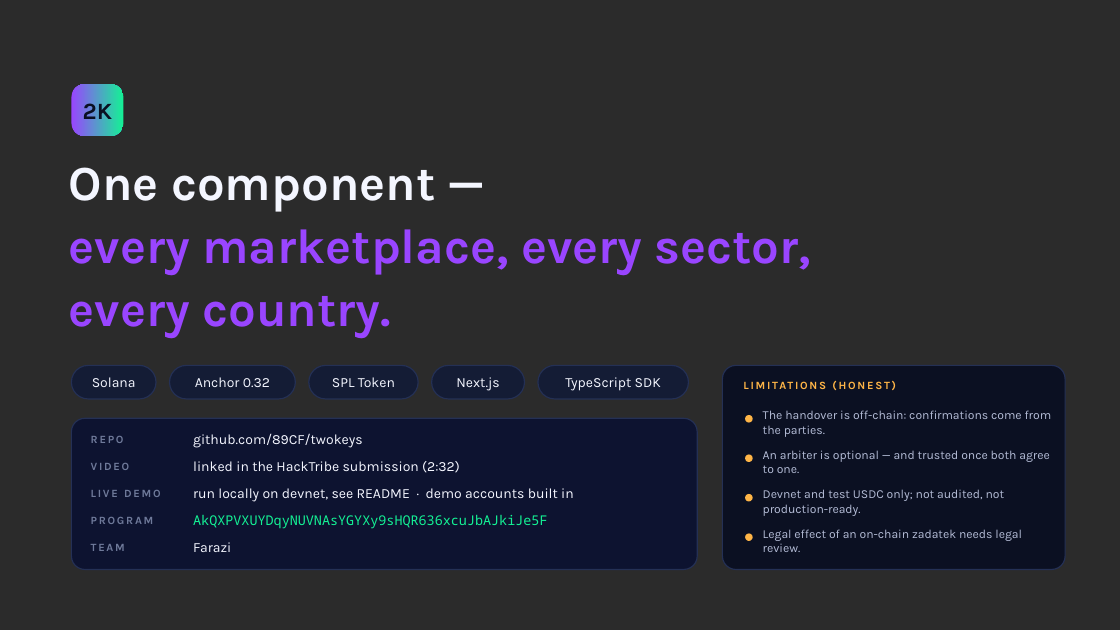
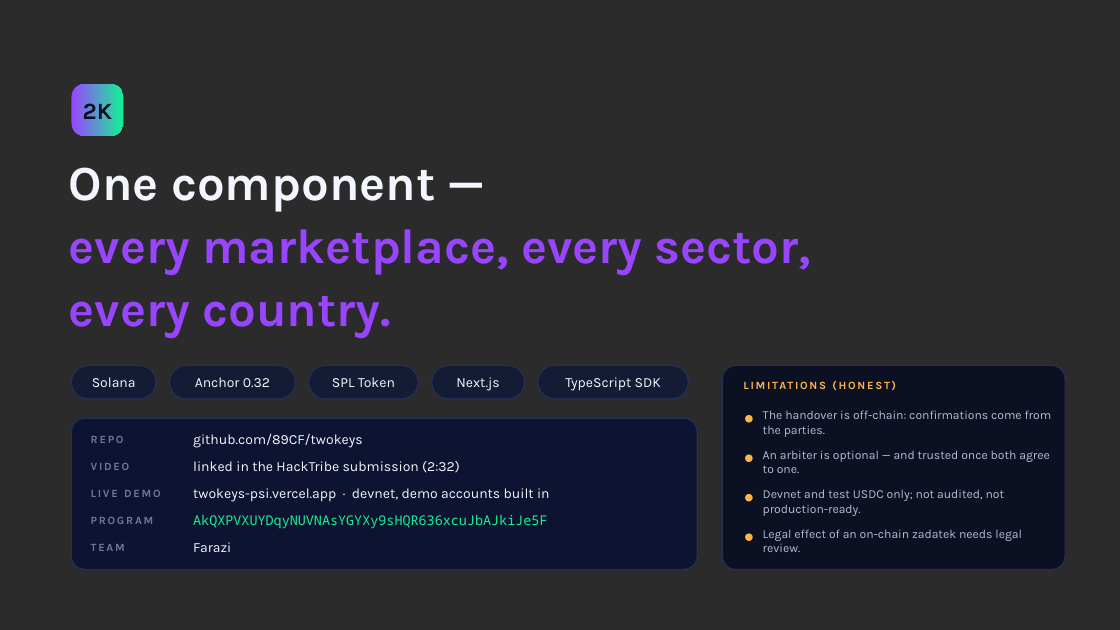
Before and after one commit to 89CF/twokeys, a slide deck: slide 10 of pitch/deck.pptx. Drawn at 1120x630 pixels with LibreOffice and Linux fonts; fonts in the diff are those of the drawing; background and template pictures are left out; a plain dark background stands for a picture behind light text. Boxes give left, top, right and bottom in pixels: in the first picture for what was removed or moved away, otherwise in the second. Text is boxed around its words. In the diff, an @@ line names an element or a change of style, - is before the commit and + after.

```diff
--- a/pitch/deck.pptx
+++ b/pitch/deck.pptx
@@ text at (193, 488, 550, 502): text changed @@
-run locally on devnet, see README · demo accounts built in
+twokeys-psi.vercel.app · devnet, demo accounts built in
```
Also in this commit, not shown: 7 other files.
